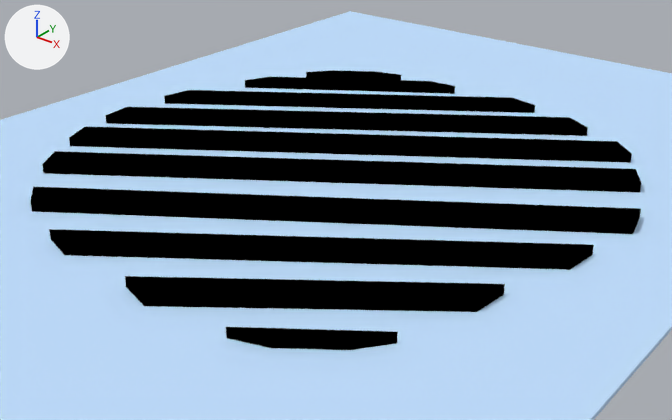
Before and after pictures for a commit that changed the Blender file untitled.blend.
Both versions are drawn from a 50 mm lens placed at (1.273, -1.458, 0.942), pointed at (0.023, 0.104, -0.027). Arrows for +X, +Y and +Z are at upper left; the lights stay in place.

Script lines for the objects in view, before the commit:
```python
me_cube_002 = bpy.data.meshes.new('Cube.002')
me_cube_002.from_pydata(...)  # 8 vertices, 6 faces; spans x -0.655..0.535, y -0.486..0.357, z -0.011..0.011
me_cube_002.materials.append(mat_material_002)  # black #000000
me_cube_010 = bpy.data.meshes.new('Cube.010')
me_cube_010.from_pydata(...)  # 8 vertices, 6 faces; spans x -0.115..0.128, y -0.105..0.054, z -0.011..0.011
me_cube_010.materials.append(mat_material_002)  # black #000000
me_cube_011 = bpy.data.meshes.new('Cube.011')
me_cube_011.from_pydata(...)  # 8 vertices, 6 faces; spans x -0.115..0.128, y -0.105..0.054, z -0.011..0.011
me_cube_011.materials.append(mat_material_002)  # black #000000
ob_cube_001 = bpy.data.objects.new('Cube.001', me_cube_002)
ob_cube_001.location = (-0.012, 0.329, 0.065)
ob_cube_009 = bpy.data.objects.new('Cube.009', me_cube_010)
ob_cube_009.location = (-0.405, 0.742, 0.065)
ob_cube_010 = bpy.data.objects.new('Cube.010', me_cube_011)
ob_cube_010.location = (0.419, -0.473, 0.065)
ob_cube_010.rotation_euler = (0.0, 0.0, 3.18)  # degrees (0, 0, 182)
# also in view: 'Cube' at (-0.035, 0.147, 0.049); 'Cube.005' at (0.309, -0.332, 0.065); 'Cube.002' at (0.011, 0.122, 0.065); 'Cube.004' at (0.204, -0.195, 0.065); 'Cube.006' at (-0.171, 0.389, 0.065)
```
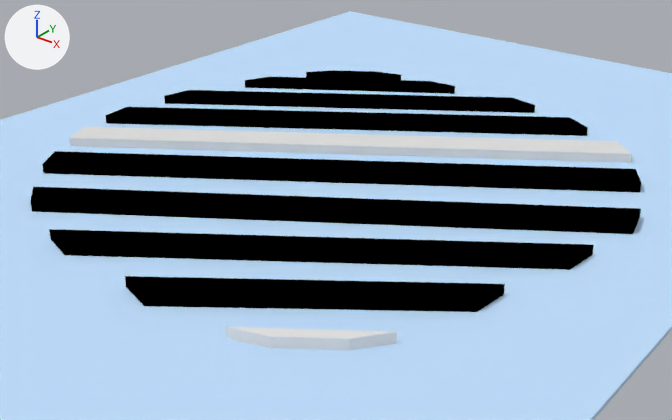
What differs and where, as boxes [x1, y1, x2, y2] in the pictures (672 x 420 px):
'Cube.001', recoloured (black to white): [69, 127, 632, 163] in both
'Cube.010', recoloured (black to white): [226, 327, 398, 350] in both

The edits, one by one:
Material 'Material' (mat_material) is new.
Its base color is (0.8, 0.8, 0.8) (white #e7e7e7).
Its roughness is 0.4.
me_cube_002 has 8 vertices, 6 faces and spans x -0.655..0.535, y -0.486..0.357, z -0.011..0.011.
me_cube_002 no longer uses material mat_material_002 (black #000000).
me_cube_002 now uses material mat_material (white #e7e7e7).
me_cube_011 has 8 vertices, 6 faces and spans x -0.115..0.128, y -0.105..0.054, z -0.011..0.011.
me_cube_011 no longer uses material mat_material_002 (black #000000).
me_cube_011 now uses material mat_material (white #e7e7e7).
